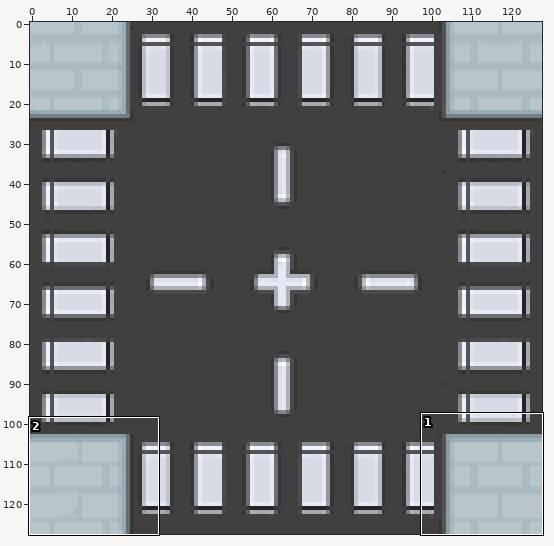
One commit to this sprite sheet: resources/images/road_crossing.png. Above: a wide view before the commit, with the close-up outlined.
Close-up. Before:
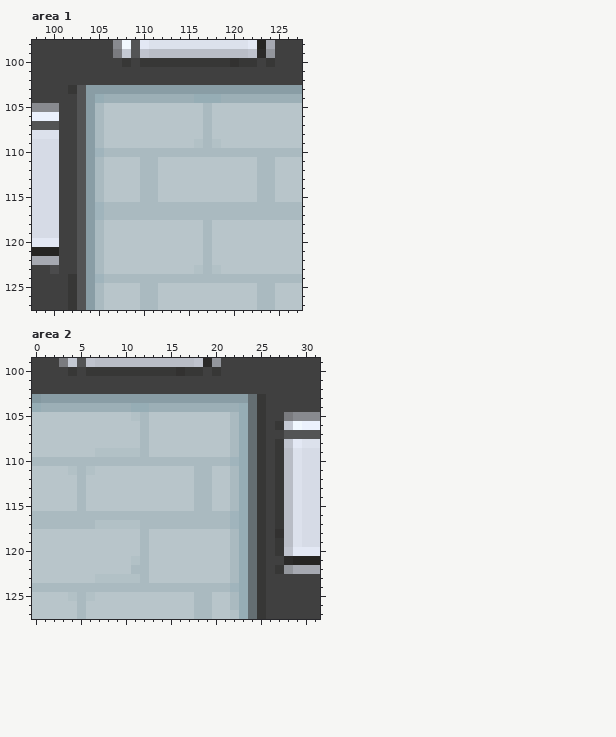
The file is 128x128 pixels. Colours within 5 levels of each other are drawn and written as one. Shown: area 1: x 98..127, y 98..127; area 2: x 0..31, y 99..127. The commit also changed other parts of the picture, which this record leaves out.
The result:
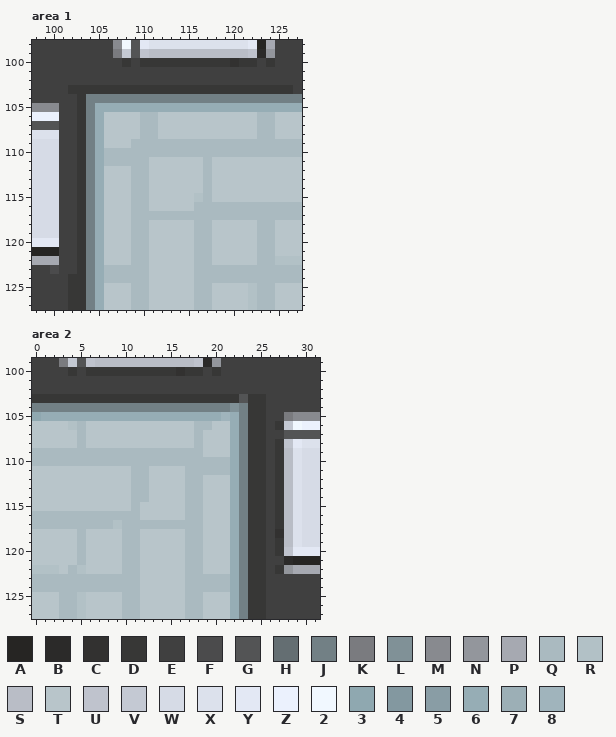
Palette (. is transparent): A #262523  B #2b2a29  C #323130  D #373736  E #404040  F #4b4b4c  G #535455  H #646e72  J #728085  K #7a7b7f  L #809197  M #888a8f  N #93969c  P #a6a9b1  Q #aabac0  R #b2c1c6  S #b9bdc6  T #b8c5ca  U #bfc3cd  V #c4c9d3  W #d6dbe6  X #dce1ec  Y #e3e8f4  Z #ebf1fd  2 #f1f8ff  3 #8fa8b0  4 #8398a0  5 #899da5  6 #96adb5  7 #9cafb6  8 #a0b4bc
What changed:
--- area 1
@@ x 98..127 @@
 102 EEEEEEEEEEEEEEEEEEEEEEEEEEEEEE
-103 EEEEDG555555555555555555555555
-104 EEEEEG567777777777666777777777
-105 MMMEEG5QTTTTTTTTTTTQTTTTTTTTTT
-106 ZZZEEG5QTTTTTTTTTTTQTTTTTTTTTT
-107 GGGEEG5QTTTTTTTTTTTQTTTTTTTTTT
-108 XXXEEG5QTTTTTTTTTTTQTTTTTTTTTT
-109 WWWEEG5QTTTTTTTTTTRQRTTTTTTTTT
-110 WWWEEG58QQQQQQQQQQQQQQQQQQQQQQ
-111 WWWEEG5QTTTTQQTTTTTTTTTTTQQTTT
-112 WWWEEG5QTTTTQQTTTTTTTTTTTQQTTT
-113 WWWEEG5QTTTTQQTTTTTTTTTTTQQTTT
-114 WWWEEG5QTTTTQQTTTTTTTTTTTQQTTT
-115 WWWEEG5QTTTTQQTTTTTTTTTTTQQTTT
-116 WWWEEG58QQQQQQQQQQQQQQQQQQQQQQ
-117 WWWEEG58QQQQQQQQQQQQQQQQQQQQQQ
-118 WWWEEG5QTTTTTTTTTTTQTTTTTTTTTT
-119 WWWEEG5QTTTTTTTTTTTQTTTTTTTTTT
-120 YYYEEG5QTTTTTTTTTTTQTTTTTTTTTT
-121 AAAEEG5QTTTTTTTTTTTQTTTTTTTTTT
-122 PPPEEG5QTTTTTTTTTTTQTTTTTTTTTT
-123 EEFEEG5QTTTTTTTTTTRQRTTTTTTTTT
-124 EEEEDG58QQQQQQQQQQQQQQQQQQQQQQ
-125 EEEEDG5QTTTTQQTTTTTTTTTTTQQTTT
-126 EEEEDG5QTTTTQQTTTTTTTTTTTQQTTT
-127 EEEEDG5QTTTTQQTTTTTTTTTTTQQTTT
+103 EEEEDDDDDDDDDDDDDDDDDDDDDDDDDE
+104 EEEEEDJJJJJJJJJJJJJJJJJJJJJJJJ
+105 MMMEEDJ66666666666666666666666
+106 ZZZEEDJ6TTTTQQTTTTTTTTTTTQQTTT
+107 GGGEEDJ6TTTTQQTTTTTTTTTTTQQTTT
+108 XXXEEDJ6TTTTQQTTTTTTTTTTTQQTTT
+109 WWWEEDJ6TTTQQQQQQQQQQQQQQQQQQQ
+110 WWWEEDJ6QQQQQQQQQQQQQQQQQQQQQQ
+111 WWWEEDJ6QQQQQTTTTTTQTTTTTTTTTT
+112 WWWEEDJ6TTTQQTTTTTTQTTTTTTTTTT
+113 WWWEEDJ6TTTQQTTTTTTQTTTTTTTTTT
+114 WWWEEDJ6TTTQQTTTTTTQTTTTTTTTTT
+115 WWWEEDJ6TTTQQTTTTTRQTTTTTTTTTT
+116 WWWEEDJ6TTTQQTTTTTQQQQQQQQQQQQ
+117 WWWEEDJ6TTTQQQQQQQQQQQQQQQQQQQ
+118 WWWEEDJ6TTTQQTTTTTQQTTTTTQQTTT
+119 WWWEEDJ6TTTQQTTTTTQQTTTTTQQTTT
+120 YYYEEDJ6TTTQQTTTTTQQTTTTTQQTTT
+121 AAAEEDJ6TTTQQTTTTTQQTTTTTQQTTT
+122 PPPEEDJ6TTTQQTTTTTQQTTTTTQQRRR
+123 EEFEEDJ6QQQQQTTTTTQQQQQQQQQQQQ
+124 EEEEDDJ6QQQQQTTTTTQQQQQQQQQQQQ
+125 EEEEDDJ6TTTQQTTTTTQQTTTTRQQTTT
+126 EEEEDDJ6TTTQQTTTTTQQTTTTRQQTTT
+127 EEEEDDJ6TTTQQTTTTTQQTTTTRQQTTT
--- area 2
@@ x 0..31 @@
 102 EEEEEEEEEEEEEEEEEEEEEEEEEEEEEEEE
-103 455555555555555555555555HDEEEEEE
-104 677777777776677777777776HDEEEEEE
-105 TTTTTTTTTTTRQTTTTTTTTTQ6HDEEKMMM
-106 TTTTTTTTTTTTQTTTTTTTTTQ6HDEDV2ZZ
-107 TTTTTTTTTTTTQTTTTTTTTTQ6HDEEGGGG
-108 TTTTTTTTTTTTQTTTTTTTTTQ6HDEDUYXX
-109 TTTTTTTRRRRRQTTTTTTTTTQ6HDEDSXWW
-110 QQQQQQQQQQQQQQQQQQQQQQ86HDEDSXWW
-111 TTTTRQRTTTTTTTTTTTQQTTQ6HDEDSXWW
-112 TTTTTQTTTTTTTTTTTTQQTTQ6HDEDSXWW
-113 TTTTTQTTTTTTTTTTTTQQTTQ6HDEDSXWW
-114 TTTTTQTTTTTTTTTTTTQQTTQ6HDEDSXWW
-115 TTTTTQTTTTTTTTTTTTQQTTQ6HDEDSXWW
-116 QQQQQQQQQQQQQQQQQQQQQQ86HDEDSXWW
-117 QQQQQQQRRRRRQQQQQQQQQQ86HDEDSXWW
-118 TTTTTTTTTTTTQTTTTTTTTTQ6HDECSXWW
-119 TTTTTTTTTTTTQTTTTTTTTTQ6HDEDSXWW
-120 TTTTTTTTTTTTQTTTTTTTTTQ6HDEDUYYY
-121 TTTTTTTTTTTRQTTTTTTTTTQ6HDEEBAAA
-122 TTTTTTTTTTTQQTTTTTTTTTQ6HDEDNPPP
-123 TTTTTTTRRRRRQTTTTTTTTTQ6HDEEEEEE
-124 QQQQQQQQQQQQQQQQQQQQQQ86HDEEEEEE
-125 TTTTRQRTTTTTTTTTTTQQTTQ6HDEEEEEE
-126 TTTTTQTTTTTTTTTTTTQQTTQ6HDEEEEEE
-127 TTTTTQTTTTTTTTTTTTQQTTR6HDEEEEEE
+103 DDDDDDDDDDDDDDDDDDDDDDDGDDEEEEEE
+104 JJJJJJJJJJJJJJJJJJJJJJLJDDEEEEEE
+105 36666666666666666666686JDDEEKMMM
+106 TTTTRQTTTTTTTTTTTTQQTT6JDDEDV2ZZ
+107 TTTTTQTTTTTTTTTTTTQTTT6JDDEEGGGG
+108 TTTTTQTTTTTTTTTTTTQTTT6JDDEDUYXX
+109 QQQQQQQQQQQQQQQQQQQTTT6JDDEDSXWW
+110 QQQQQQQQQQQQQQQQQQQQQQ6JDDEDSXWW
+111 TTTTTTTTTTTQQTTTTQQQQQ6JDDEDSXWW
+112 TTTTTTTTTTTQQTTTTQQTTT6JDDEDSXWW
+113 TTTTTTTTTTTQQTTTTQQTTT6JDDEDSXWW
+114 TTTTTTTTTTTQQTTTTQQTTT6JDDEDSXWW
+115 TTTTTTTTTTTQTTTTTQQTTT6JDDEDSXWW
+116 QQQQQQQQQQQQTTTTTQQTTT6JDDEDSXWW
+117 QQQQQQQQQRQQQQQQQQQTTT6JDDEDSXWW
+118 TTTTTQTTTTQQTTTTTQQTTT6JDDECSXWW
+119 TTTTTQTTTTQQTTTTTQQTTT6JDDEDSXWW
+120 TTTTTQTTTTQQTTTTTQQTTT6JDDEDUYYY
+121 TTTTTQTTTTQQTTTTTQQTTT6JDDEEBAAA
+122 RRRTQRTTTTQQTTTTTQQTTT6JDDEDNPPP
+123 QQQQQQQQQQQQTTTTTQQQQQ6JDDEEEEEE
+124 QQQQQQQQQQQQTTTTTQQQQQ6JDDEEEEEE
+125 TTTQQRTTTTQQTTTTTQQTTT6JDDEEEEEE
+126 TTTQQRTTTTQQTTTTTQQTTT6JDDEEEEEE
+127 TTTQQRTTTTQQTTTTTQQTTT6JDDEEEEEE
Changed places in both close-ups, as pixel boxes (x1, y1, x2, y2):
changed: (77, 85, 302, 310)
changed: (32, 394, 257, 619)
